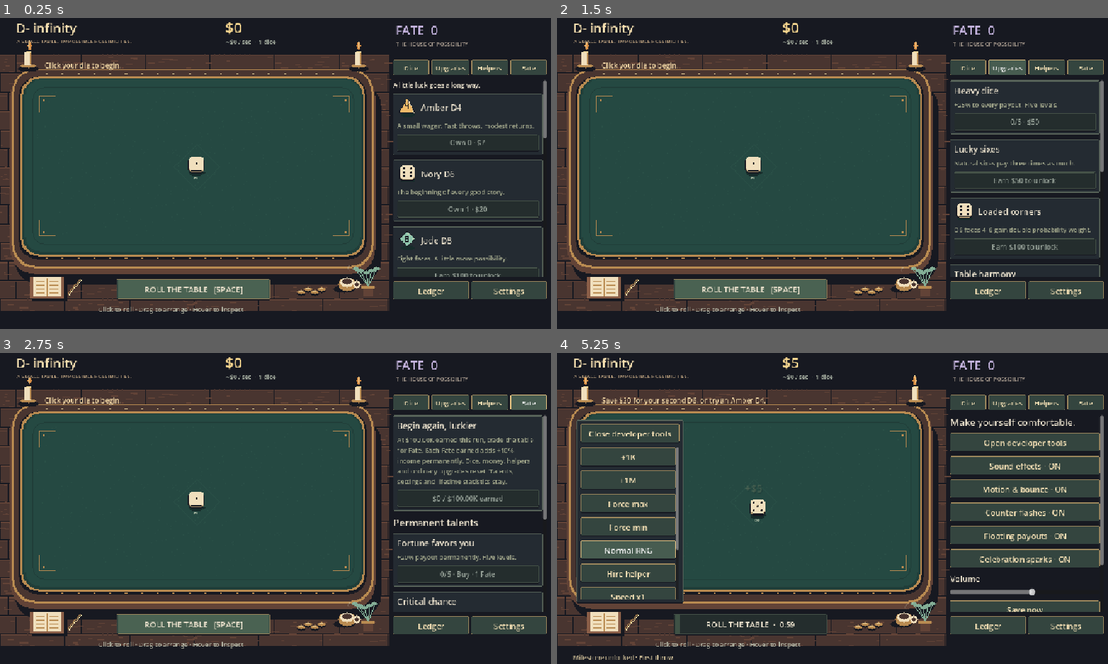
Above: before the commit, frames 1-4 (two rows, left to right).
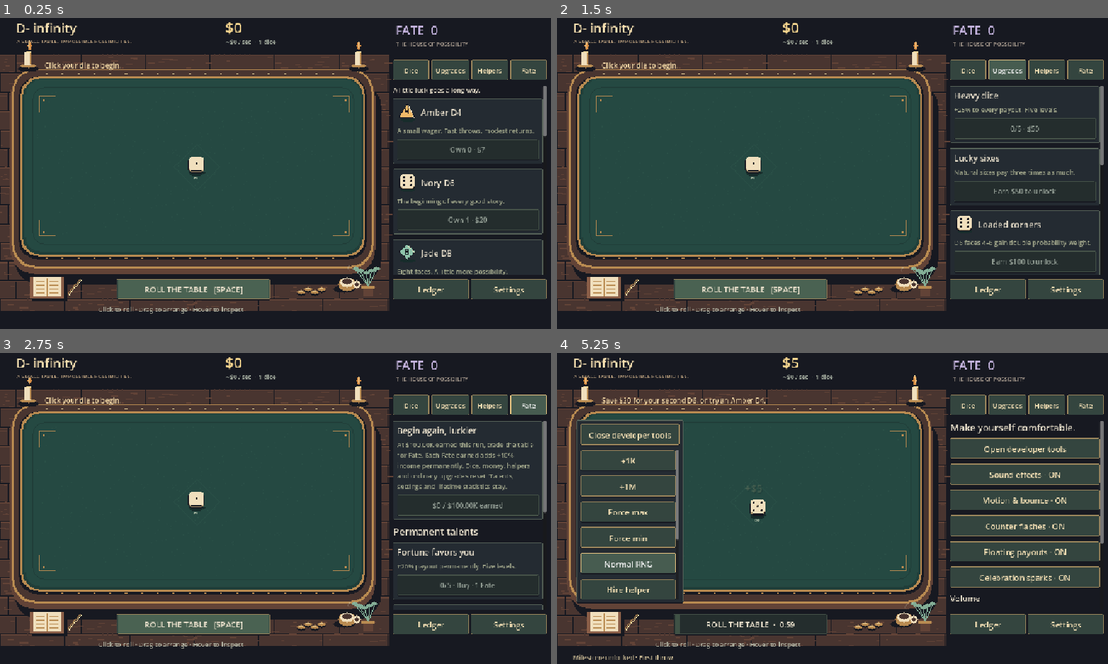
Above: after the commit, the same moments.

Repository: AmitShok/Dice-Incremental-game
Game: Godot game, scene res://scenes/main.tscn
Two runs of this game, one before a commit and one after it. Both use one fixed random seed, a clock stepped at 60 frames per second and the inputs below.
Inputs:
- Up to frame 1 (0.25 s): no input
- Up to frame 2 (1.5 s): click "Dice" at 0.5 s; click "Upgrades" at 1.25 s
- Up to frame 3 (2.75 s): click "Fate" at 2 s
- Up to frame 4 (5.25 s): click "Settings" at 2.75 s; click "ROLL THE TABLE [SPACE]" at 3.5 s; click "Open developer tools" at 4.25 s; click "Normal RNG" at 5 s

The runs differ from the first frame. In frame 1, 4.4% of the frame differs, in the area x 71-100%, y 15-90%; in frame 2, 4.9%; in frame 3, 5.6%; in frame 4, 16%, in the area x 4-100%, y 15-90%.

Commit message:
Enable content swiping and improve touch interactions

Diff:
--- a/dice/visuals/dice_visual.gd
+++ b/dice/visuals/dice_visual.gd
@@ -21,6 +21,8 @@
 var dense: bool = false
 var dragging: bool = false
 var press_position: Vector2
+var drag_threshold: float = 6.0
+var drag_started: bool = false
 var original_position: Vector2
 var age: float = 0
 var rolling: bool = false
@@ -57,16 +59,24 @@
 	if event is InputEventMouseButton and event.button_index == MOUSE_BUTTON_LEFT:
 		if event.pressed and not die.busy:
 			dragging = true
+			drag_started = false
+			# Touch-emulated mouse events use device -1; measure tolerance in screen pixels.
+			drag_threshold = 12.0 / maxf(0.1, get_viewport().get_final_transform().x.length()) if event.device == -1 else 6.0
 			press_position = event.global_position
 			original_position = position
 		elif not event.pressed and dragging:
 			dragging = false
-			if press_position.distance_to(event.global_position) < 6:
+			if event.canceled:
+				position = original_position
+			elif not drag_started:
 				selected.emit(die.id)
 			else:
 				moved.emit(die.id, position + Vector2(32, 32) * scale)
 			accept_event()
 	elif event is InputEventMouseMotion and dragging and not die.busy:
+		if not drag_started and press_position.distance_to(event.global_position) < drag_threshold:
+			return
+		drag_started = true
 		var center: Vector2 = original_position + event.global_position - press_position + Vector2(32, 32) * scale
 		position = center.clamp(Vector2(65, 150), Vector2(725, 500)) - Vector2(32, 32) * scale
 
--- a/scenes/ui/debug_panel.tscn
+++ b/scenes/ui/debug_panel.tscn
@@ -1,6 +1,7 @@
 [gd_scene format=3]
 
 [node name="DebugPanel" type="PanelContainer"]
+mouse_filter = 1
 layout_mode = 0
 visible = false
 offset_left = 40.0
@@ -13,10 +14,13 @@
 layout_mode = 2
 
 [node name="Close" type="Button" parent="Layout"]
+custom_minimum_size = Vector2(0, 44)
+mouse_filter = 1
 layout_mode = 2
 text = "Close developer tools"
 
 [node name="Scroll" type="ScrollContainer" parent="Layout"]
+scroll_deadzone = 8
 layout_mode = 2
 size_flags_vertical = 3
 horizontal_scroll_mode = 0
@@ -26,41 +30,61 @@
 layout_mode = 2
 size_flags_horizontal = 3
 [node name="Action0" type="Button" parent="Layout/Scroll/Buttons"]
+custom_minimum_size = Vector2(0, 44)
+mouse_filter = 1
 layout_mode = 2
 text = "+1K"
 
 [node name="Action1" type="Button" parent="Layout/Scroll/Buttons"]
+custom_minimum_size = Vector2(0, 44)
+mouse_filter = 1
 layout_mode = 2
 text = "+1M"
 
 [node name="Action2" type="Button" parent="Layout/Scroll/Buttons"]
+custom_minimum_size = Vector2(0, 44)
+mouse_filter = 1
 layout_mode = 2
 text = "Force max"
 
 [node name="Action3" type="Button" parent="Layout/Scroll/Buttons"]
+custom_minimum_size = Vector2(0, 44)
+mouse_filter = 1
 layout_mode = 2
 text = "Force min"
 
 [node name="Action4" type="Button" parent="Layout/Scroll/Buttons"]
+custom_minimum_size = Vector2(0, 44)
+mouse_filter = 1
 layout_mode = 2
 text = "Normal RNG"
 
 [node name="Action5" type="Button" parent="Layout/Scroll/Buttons"]
+custom_minimum_size = Vector2(0, 44)
+mouse_filter = 1
 layout_mode = 2
 text = "Hire helper"
 
 [node name="Action6" type="Button" parent="Layout/Scroll/Buttons"]
+custom_minimum_size = Vector2(0, 44)
+mouse_filter = 1
 layout_mode = 2
 text = "Speed x1"
 
 [node name="Action7" type="Button" parent="Layout/Scroll/Buttons"]
+custom_minimum_size = Vector2(0, 44)
+mouse_filter = 1
 layout_mode = 2
 text = "Speed x2"
 
 [node name="Action8" type="Button" parent="Layout/Scroll/Buttons"]
+custom_minimum_size = Vector2(0, 44)
+mouse_filter = 1
 layout_mode = 2
 text = "Speed x10"
 
 [node name="Action9" type="Button" parent="Layout/Scroll/Buttons"]
+custom_minimum_size = Vector2(0, 44)
+mouse_filter = 1
 layout_mode = 2
 text = "Pause / resume"
--- a/scenes/ui/settings_page.tscn
+++ b/scenes/ui/settings_page.tscn
@@ -9,26 +9,38 @@
 text = "Make yourself comfortable."
 
 [node name="DeveloperTools" type="Button" parent="."]
+custom_minimum_size = Vector2(0, 44)
+mouse_filter = 1
 layout_mode = 2
 text = "Open developer tools"
 
 [node name="sound" type="Button" parent="."]
+custom_minimum_size = Vector2(0, 44)
+mouse_filter = 1
 layout_mode = 2
 text = "Sound effects"
 
 [node name="motion" type="Button" parent="."]
+custom_minimum_size = Vector2(0, 44)
+mouse_filter = 1
 layout_mode = 2
 text = "Motion & bounce"
 
 [node name="flashes" type="Button" parent="."]
+custom_minimum_size = Vector2(0, 44)
+mouse_filter = 1
 layout_mode = 2
 text = "Counter flashes"
 
 [node name="numbers" type="Button" parent="."]
+custom_minimum_size = Vector2(0, 44)
+mouse_filter = 1
 layout_mode = 2
 text = "Floating payouts"
 
 [node name="particles" type="Button" parent="."]
+custom_minimum_size = Vector2(0, 44)
+mouse_filter = 1
 layout_mode = 2
 text = "Celebration sparks"
 
@@ -37,11 +49,14 @@
 text = "Volume"
 
 [node name="Volume" type="HSlider" parent="."]
+custom_minimum_size = Vector2(0, 44)
 layout_mode = 2
 max_value = 1.0
 step = 0.05
 
 [node name="Save" type="Button" parent="."]
+custom_minimum_size = Vector2(0, 44)
+mouse_filter = 1
 layout_mode = 2
 text = "Save now"
 
@@ -52,5 +67,7 @@
 autowrap_mode = 3
 
 [node name="Reset" type="Button" parent="."]
+custom_minimum_size = Vector2(0, 44)
+mouse_filter = 1
 layout_mode = 2
 text = "Reset all progress..."
--- a/scenes/ui/shop_card.tscn
+++ b/scenes/ui/shop_card.tscn
@@ -1,6 +1,7 @@
 [gd_scene format=3]
 
 [node name="ShopCard" type="PanelContainer"]
+mouse_filter = 1
 size_flags_horizontal = 3
 
 [node name="Content" type="VBoxContainer" parent="."]
@@ -38,6 +39,8 @@
 autowrap_mode = 3
 
 [node name="Purchase" type="Button" parent="Content"]
+custom_minimum_size = Vector2(0, 44)
+mouse_filter = 1
 layout_mode = 2
 theme_override_font_sizes/font_size = 14
 text = "Buy"
--- a/scenes/ui/shop_panel.tscn
+++ b/scenes/ui/shop_panel.tscn
@@ -14,30 +14,39 @@
 layout_mode = 2
 
 [node name="Dice" type="Button" parent="Tabs"]
+custom_minimum_size = Vector2(0, 44)
+mouse_filter = 1
 layout_mode = 2
 size_flags_horizontal = 3
 theme_override_font_sizes/font_size = 13
 text = "Dice"
 
 [node name="Upgrades" type="Button" parent="Tabs"]
+custom_minimum_size = Vector2(0, 44)
+mouse_filter = 1
 layout_mode = 2
 size_flags_horizontal = 3
 theme_override_font_sizes/font_size = 13
 text = "Upgrades"
 
 [node name="Helpers" type="Button" parent="Tabs"]
+custom_minimum_size = Vector2(0, 44)
+mouse_filter = 1
 layout_mode = 2
 size_flags_horizontal = 3
 theme_override_font_sizes/font_size = 13
 text = "Helpers"
 
 [node name="Fate" type="Button" parent="Tabs"]
+custom_minimum_size = Vector2(0, 44)
+mouse_filter = 1
 layout_mode = 2
 size_flags_horizontal = 3
 theme_override_font_sizes/font_size = 13
 text = "Fate"
 
 [node name="Scroll" type="ScrollContainer" parent="."]
+scroll_deadzone = 8
 layout_mode = 2
 size_flags_vertical = 3
 horizontal_scroll_mode = 0
@@ -50,11 +59,15 @@
 layout_mode = 2
 
 [node name="Ledger" type="Button" parent="Footer"]
+custom_minimum_size = Vector2(0, 44)
+mouse_filter = 1
 layout_mode = 2
 size_flags_horizontal = 3
 text = "Ledger"
 
 [node name="Settings" type="Button" parent="Footer"]
+custom_minimum_size = Vector2(0, 44)
+mouse_filter = 1
 layout_mode = 2
 size_flags_horizontal = 3
 text = "Settings"
--- /dev/null
+++ b/tests/touch_runner.gd
@@ -0,0 +1,116 @@
+extends SceneTree
+var failures: int = 0
+func _initialize() -> void:
+ call_deferred("run")
+func check(ok: bool, message: String) -> void:
+ if not ok:
+  failures += 1
+  push_error(message)
+func touch(at: Vector2, down: bool, canceled: bool = false) -> void:
+ var event := InputEventScreenTouch.new()
+ event.index = 0
+ event.position = root.get_final_transform() * at
+ event.pressed = down
+ event.canceled = canceled
+ Input.parse_input_event(event)
+ await process_frame
+func drag(from: Vector2, to: Vector2) -> void:
+ var previous: Vector2 = from
+ for step in range(1, 9):
+  var at: Vector2 = from.lerp(to, step / 8.0)
+  var event := InputEventScreenDrag.new()
+  event.index = 0
+  event.position = root.get_final_transform() * at
+  event.relative = root.get_final_transform().basis_xform(at - previous)
+  event.velocity = event.relative * 60
+  Input.parse_input_event(event)
+  previous = at
+  await process_frame
+func run() -> void:
+ if not OS.get_cmdline_user_args().has("--test"):
+  quit(1)
+  return
+ # Also enables touchscreen detection on desktop CI; inject real touch events below.
+ Input.emulate_touch_from_mouse = true
+ Input.emulate_mouse_from_touch = true
+ if OS.get_cmdline_user_args().has("--phone"):
+  root.size = Vector2i(844, 390)
+ var game: GameSession = root.get_node("GameManager").session
+ game.state.money = 100000
+ game.state.run_earned = 100000
+ var main: Control = load("res://scenes/main.tscn").instantiate()
+ root.add_child(main)
+ await process_frame
+ await process_frame
+ for page in ["Dice", "Upgrades", "Fate", "Settings"]:
+  main.shop.show_page(page)
+  await process_frame
+  await process_frame
+  var button: Button
+  if page == "Settings":
+   button = main.shop.body.get_node("SettingsPage/sound")
+  else:
+   button = main.shop.rows[0].button
+  var at: Vector2 = button.get_global_rect().get_center()
+  var money: float = game.state.money
+  var dice: int = game.state.dice.size()
+  var sound: bool = game.state.settings.sound
+  await touch(at, true)
+  await drag(at, at - Vector2(0, 100))
+  await touch(at - Vector2(0, 100), false)
+  check(main.shop.scroll.scroll_vertical > 30, "Finger swipe scrolls " + page)
+  check(game.state.money == money and game.state.dice.size() == dice and game.state.settings.sound == sound and not main.get_node("Confirm").visible, "Swipe does not activate " + page)
+  # Finish the native inertial gesture before rebuilding the page.
+  await touch(Vector2(1000, 450), true)
+  await touch(Vector2(1000, 450), false, true)
+ main.shop.show_page("Dice")
+ await process_frame
+ await process_frame
+ var buy: Button = main.shop.rows[0].button
+ var before: int = game.state.dice.size()
+ await touch(buy.get_global_rect().get_center(), true)
+ await touch(buy.get_global_rect().get_center(), false)
+ check(game.state.dice.size() == before + 1, "Single touch purchase happens exactly once")
+ var settings_button: Button = main.shop.get_node("Footer/Settings")
+ await touch(settings_button.get_global_rect().get_center(), true)
+ await touch(settings_button.get_global_rect().get_center(), false)
+ check(main.shop.page == "Settings", "Touch opens Settings")
+ await process_frame
+ var sound_button: Button = main.shop.body.get_node("SettingsPage/sound")
+ var old_sound: bool = game.state.settings.sound
+ await touch(sound_button.get_global_rect().get_center(), true)
+ await touch(sound_button.get_global_rect().get_center(), false)
+ check(game.state.settings.sound != old_sound, "Touch toggles a setting once")
+ main.shop.show_page("Dice")
+ await process_frame
+ var wheel := InputEventMouseButton.new()
+ wheel.position = root.get_final_transform() * Vector2(1000, 400)
+ wheel.global_position = wheel.position
+ wheel.button_index = MOUSE_BUTTON_WHEEL_DOWN
+ wheel.pressed = true
+ Input.parse_input_event(wheel)
+ var wheel_release: InputEventMouseButton = wheel.duplicate()
+ wheel_release.pressed = false
+ Input.parse_input_event(wheel_release)
+ await process_frame
+ check(main.shop.scroll.scroll_vertical > 0, "Mouse wheel still scrolls")
+ var die: DiceInstance = game.state.dice[0]
+ var origin: Vector2 = die.position
+ await touch(origin, true)
+ await drag(origin, origin + Vector2(3, 2))
+ await touch(origin + Vector2(3, 2), false)
+ check(die.busy, "Slight finger jitter still taps to roll")
+ game.settle()
+ die.cooldown = 0
+ origin = die.position
+ await touch(origin, true)
+ await drag(origin, origin + Vector2(50, 25))
+ await touch(origin + Vector2(50, 25), false)
+ check(not die.busy and die.position.distance_to(origin) > 30, "Finger drag moves dice without rolling")
+ origin = die.position
+ await touch(origin, true)
+ await drag(origin, origin + Vector2(30, 20))
+ await touch(origin + Vector2(30, 20), false, true)
+ check(not die.busy and die.position == origin, "Canceled touch does not roll or commit movement")
+ print("TOUCH RESULT: ", failures, " failures")
+ quit(1 if failures else 0)
Not shown, added: tests/touch_runner.gd.uid
Not shown, changed: CHANGELOG.md
Not shown, changed: README.md
Not shown, changed: tests/VERIFICATION.md
Not shown, changed: tools/verify_exports.ps1
